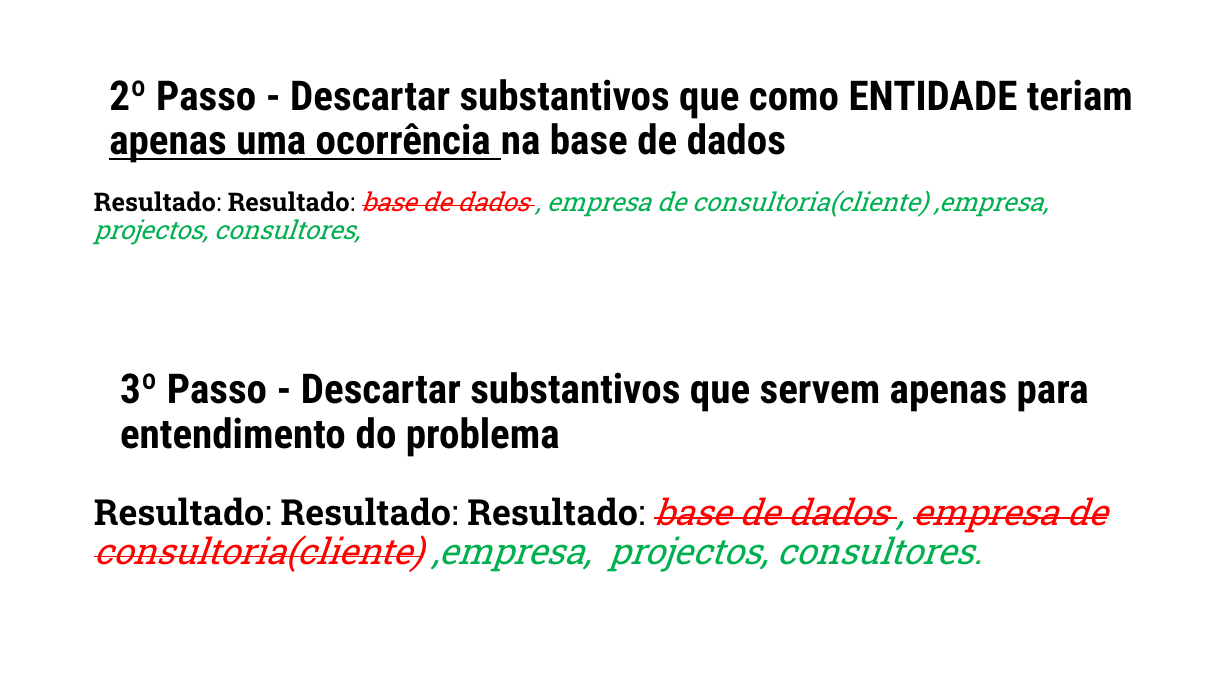
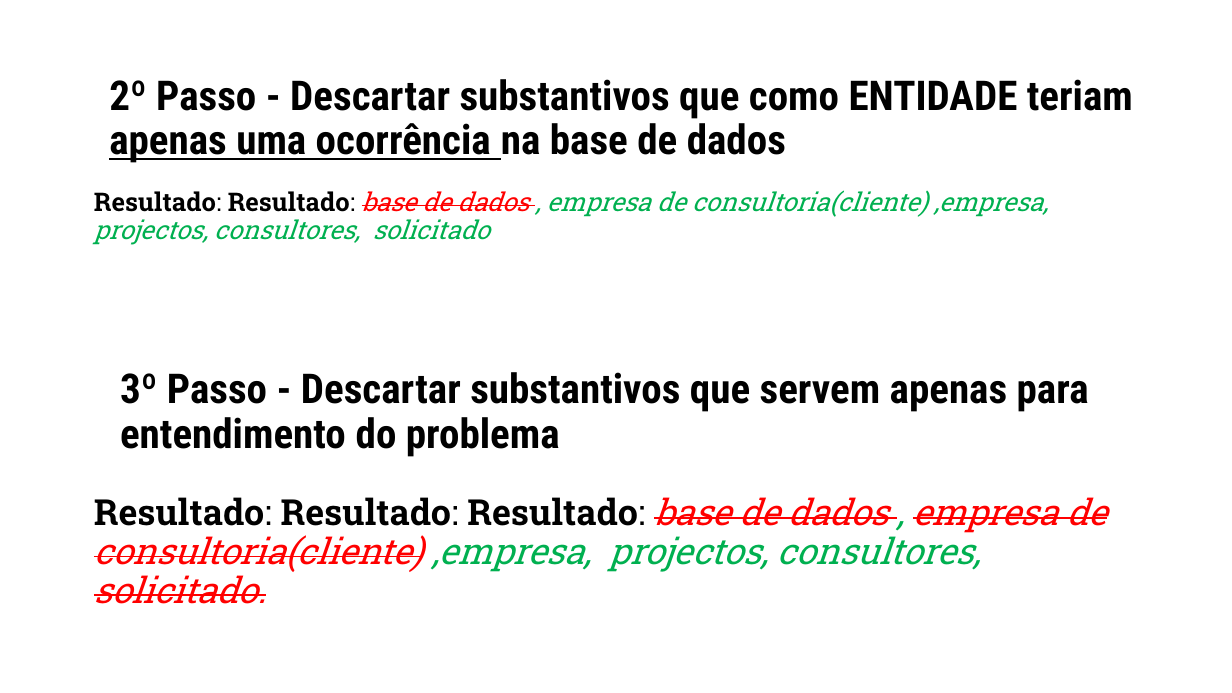
Before and after one commit to hangalo/cursobasededados, a slide deck: slide 6 of Curso_de_Base_de_Dados_Exercicios_de_Modelagem_02.pptx. Drawn at 1232x693 pixels with LibreOffice and Linux fonts; fonts in the diff are those of the drawing; background and template pictures are left out. Boxes give left, top, right and bottom in pixels: in the first picture for what was removed or moved away, otherwise in the second. Text is boxed around its words. In the diff, an @@ line names an element or a change of style, - is before the commit and + after.

```diff
--- a/Curso_de_Base_de_Dados_Exercicios_de_Modelagem_02.pptx
+++ b/Curso_de_Base_de_Dados_Exercicios_de_Modelagem_02.pptx
@@ text at (94,190,1048,245): text changed @@
-Resultado: Resultado: base de dados , empresa de consultoria(cliente) ,empresa, projectos, consultores,
+Resultado: Resultado: base de dados , empresa de consultoria(cliente) ,empresa, projectos, consultores, solicitado
@@ text at (94,497,1107,604): text changed @@
-Resultado: Resultado: Resultado: base de dados , empresa de consultoria(cliente) ,empresa, projectos, consultores.
+Resultado: Resultado: Resultado: base de dados , empresa de consultoria(cliente) ,empresa, projectos, consultores, solicitado.
```
Also in this commit, not shown: 8 other slides changed, 1 slide added, 2 other files.
